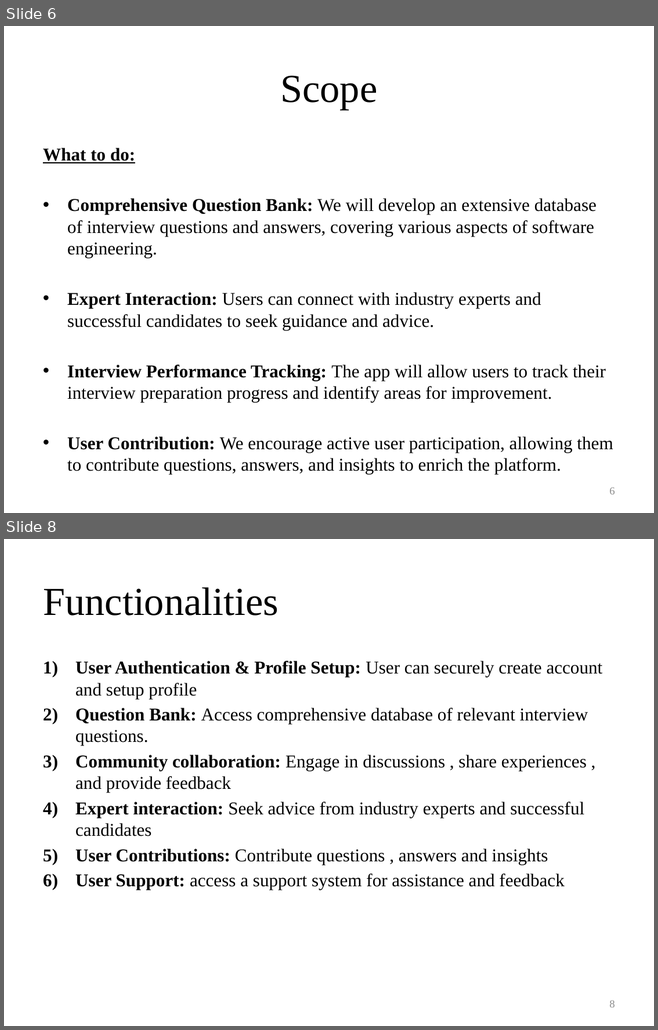
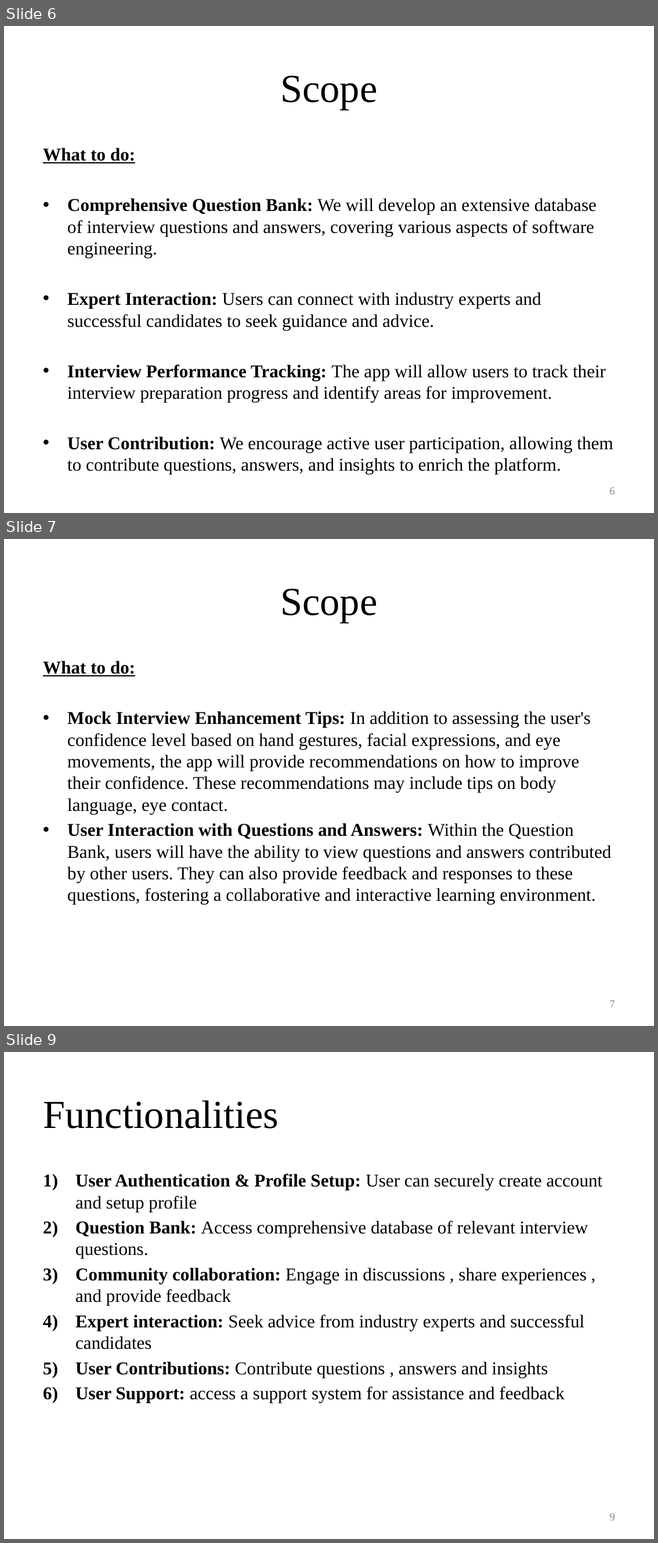
Before and after one commit to HozefaRizvi/InterviewPrepApp, a slide deck: Documentation/10% Documentation/Interview Preparation Application (Presentation).pptm. Shown one above the other, each under a label of ours: slides 6 and 8 before the commit, slides 6, 7 and 9 after it; the slides between them are not shown. The pictures are 658x1030 and 658x1543 pixels, drawn with LibreOffice and Linux fonts; fonts in the diff are those of the drawing. Boxes give left, top, right and bottom in pixels: in the first picture for what was removed or moved away, otherwise in the second. Text is boxed around its words. In the diff, an @@ line names an element or a change of style, - is before the commit and + after.

```diff
--- a/Documentation/10% Documentation/Interview Preparation Application (Presentation).pptm
+++ b/Documentation/10% Documentation/Interview Preparation Application (Presentation).pptm
@@ slide 7 added at bbox=[4, 539, 654, 1026], background #FFFFFF @@
@@ title added at bbox=[280, 588, 377, 623], 44 pt, text #000000 @@
+Scope
@@ text added at bbox=[43, 661, 611, 904], 20 pt, text #000000 @@
+What to do:
+• Mock Interview Enhancement Tips: In addition to assessing the user's confidence level based on hand gestures, facial expressions, and eye movements, the app will provide recommendations on how to improve their confidence. These recommendations may include tips on body language, eye contact.
+• User Interaction with Questions and Answers: Within the Question Bank, users will have the ability to view questions and answers contributed by other users. They can also provide feedback and responses to these questions, fostering a collaborative and interactive learning environment.
@@ page number added at bbox=[609, 1001, 614, 1008], 12 pt, text #8C8C8C @@
+7
@@ what was slide 8 is now slide 9 @@
@@ page number at bbox=[609, 1514, 614, 1521]: text changed @@
-8
+9
```
Also in this commit, not shown: 3 slides changed, 3 other files.
